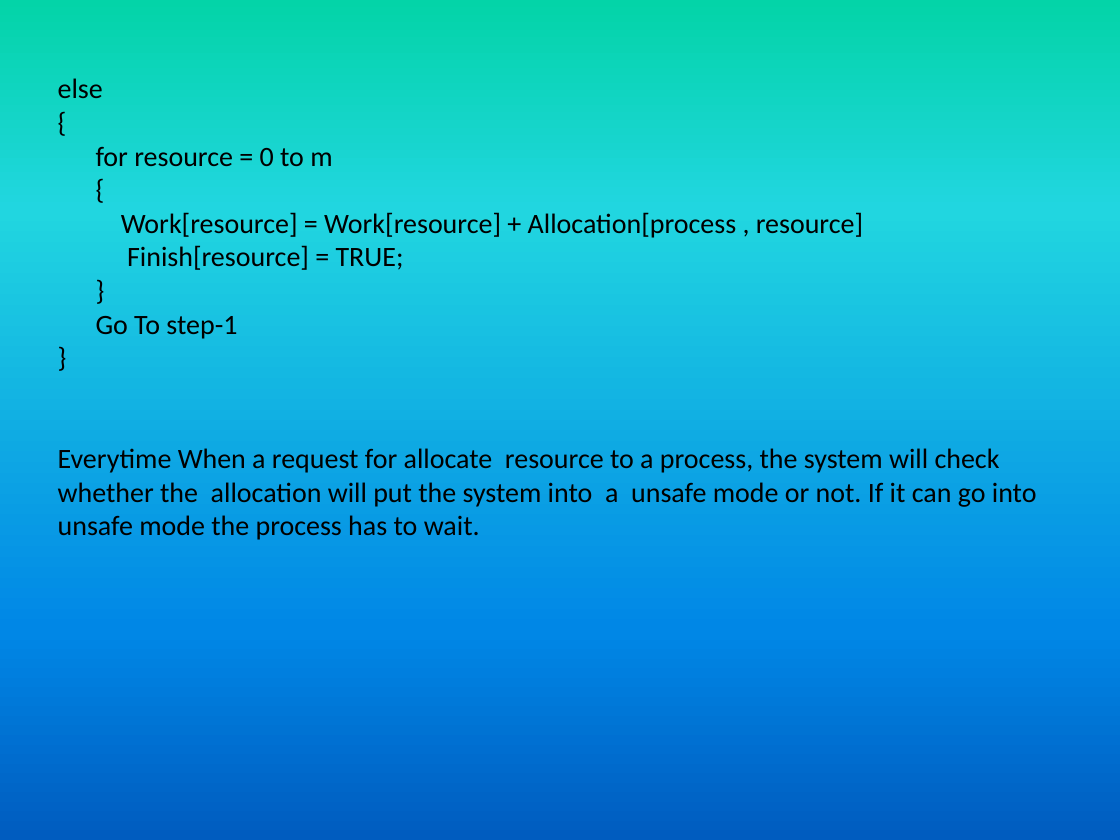
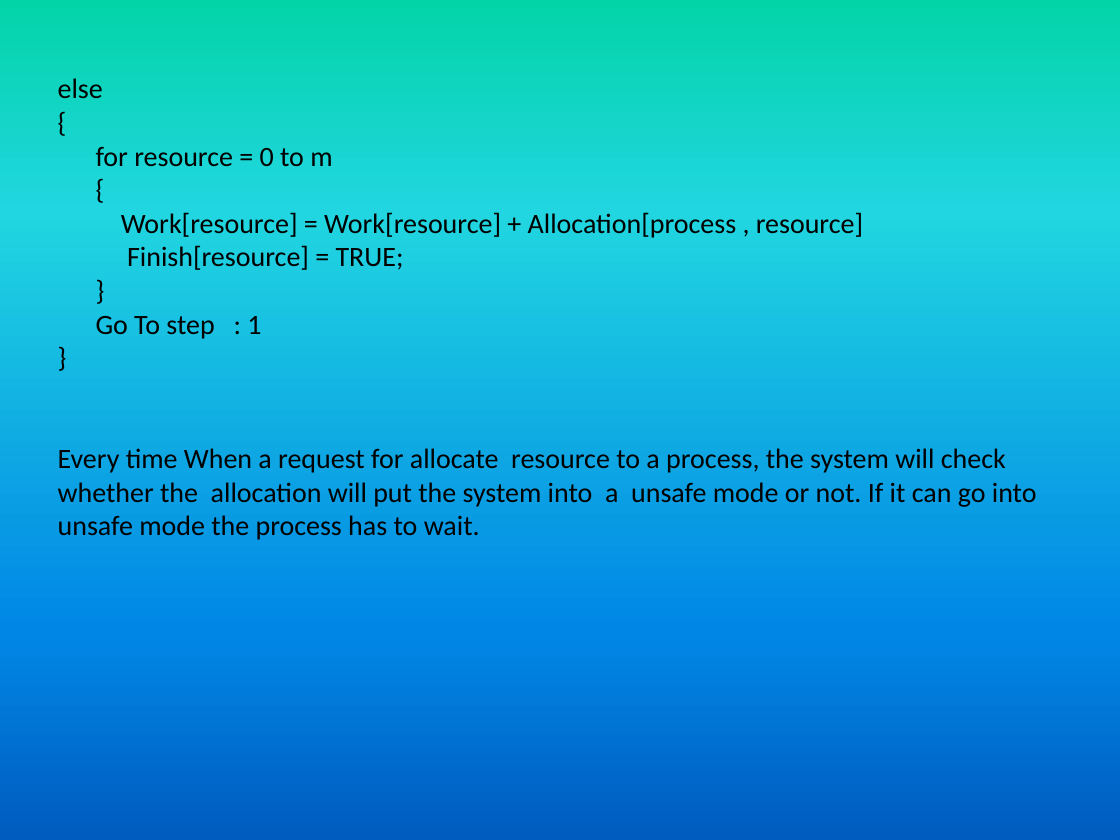
Before and after one commit to girishsukukumar/RTOS, a slide deck: slide 18 of RTOS-14-Deadlocks.pptx. Drawn at 1120x840 pixels with LibreOffice and Linux fonts; fonts in the diff are those of the drawing. Boxes give left, top, right and bottom in pixels: in the first picture for what was removed or moved away, otherwise in the second. Text is boxed around its words. In the diff, an @@ line names an element or a change of style, - is before the commit and + after.

```diff
--- a/RTOS-14-Deadlocks.pptx
+++ b/RTOS-14-Deadlocks.pptx
@@ text at bbox=[96, 316, 261, 339]: text changed @@
-Go To step-1
+Go To step : 1
@@ text at bbox=[58, 448, 1037, 540]: spaces changed @@
-Everytime When a request for allocate resource to a process, the system will check whether the allocation will put the system into a unsafe mode or not. If it can go into unsafe mode the process has to wait.
+Every time When a request for allocate resource to a process, the system will check whether the allocation will put the system into a unsafe mode or not. If it can go into unsafe mode the process has to wait.
```
Also in this commit, not shown: 2 other slides changed, 1 other file.
